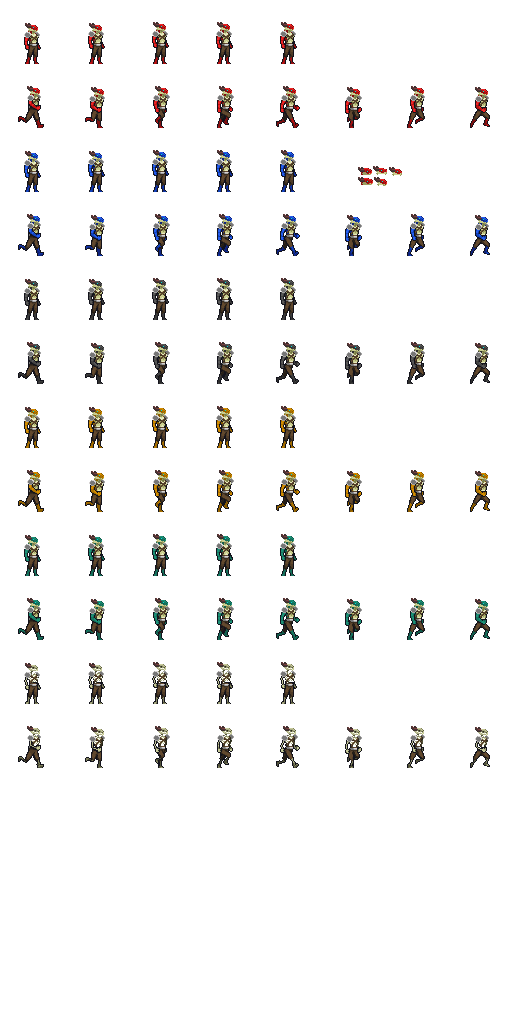
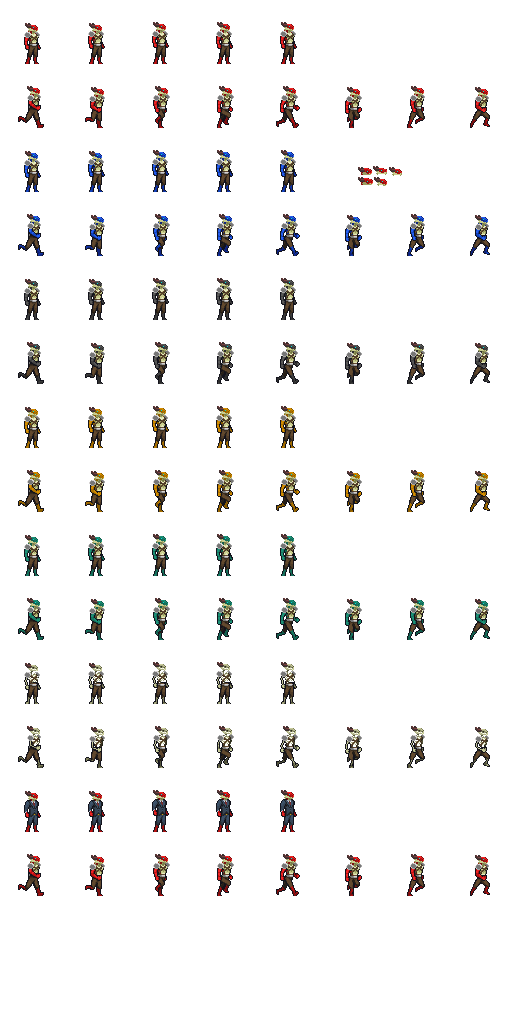
Layer changes from the first (512, 1024) image to the second:
added layer "Suit Clothes" above "Suit" over box(25, 799, 295, 826)
added layer "Suit" above "Layer 8" over box(18, 790, 490, 896)
added layer "Layer 8" above "B'Rick" over box(24, 798, 297, 832)
